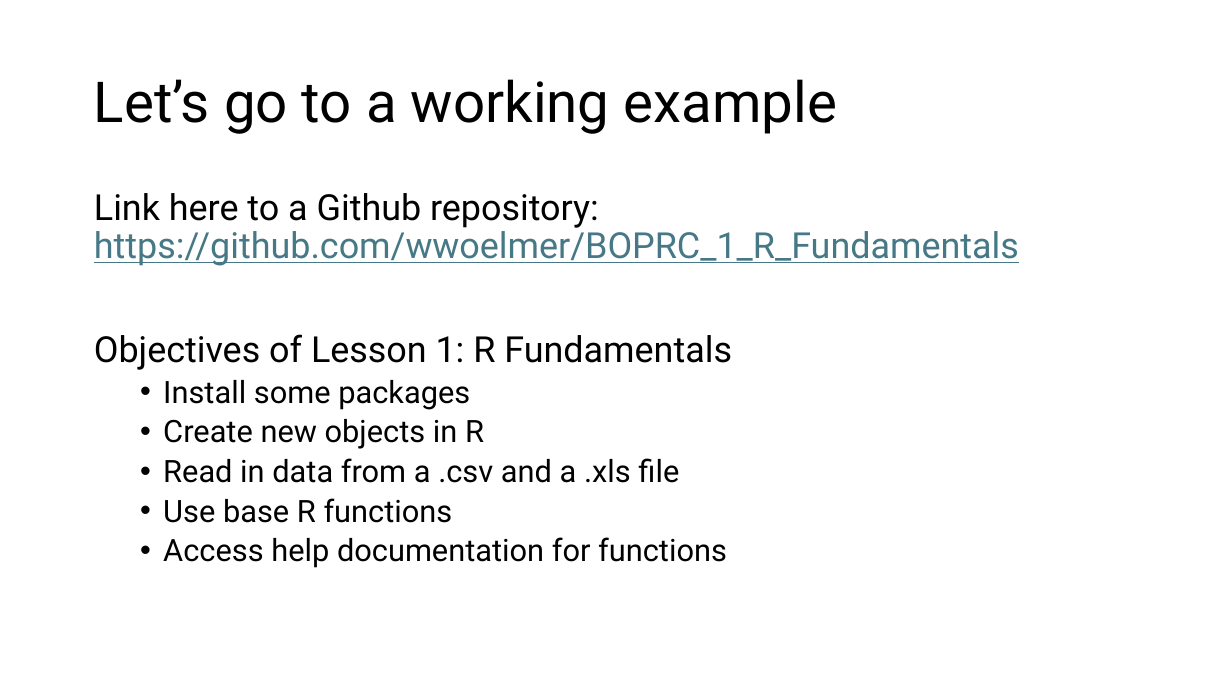
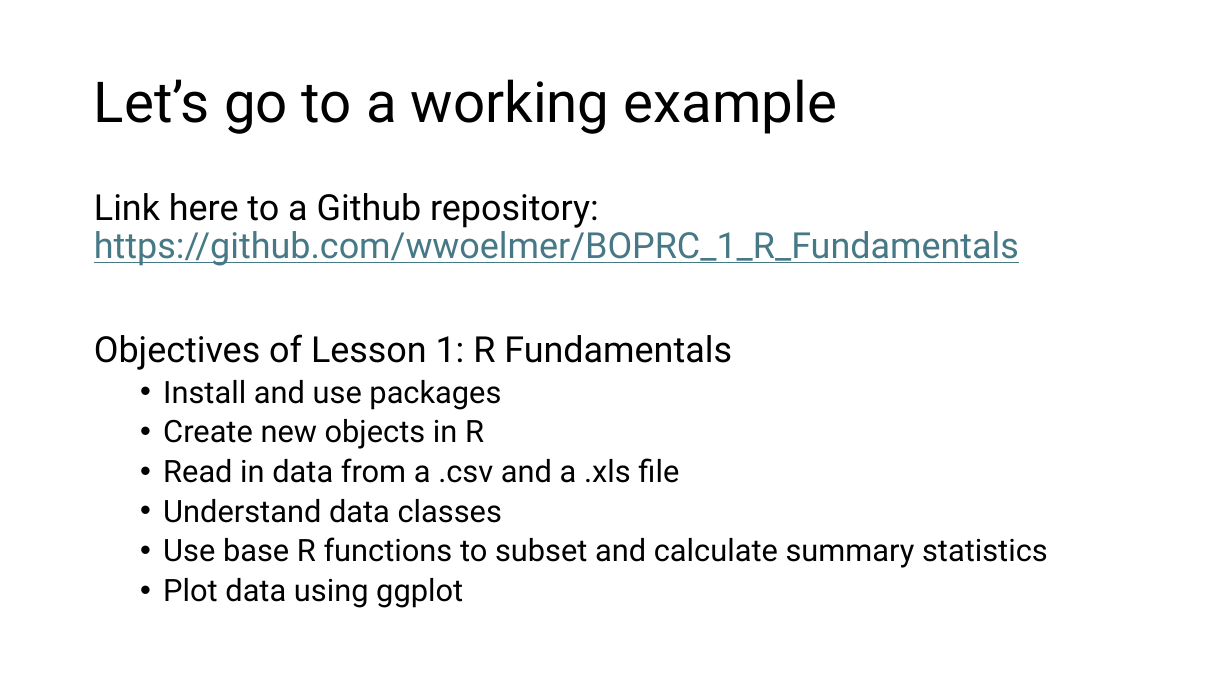
Before and after one commit to wwoelmer/BOPRC_1_R_Fundamentals, a slide deck: slide 23 of Introduction to R Workshop 1.pptx (slide 29 before the commit). Drawn at 1232x693 pixels with LibreOffice and Linux fonts; fonts in the diff are those of the drawing. Boxes give left, top, right and bottom in pixels: in the first picture for what was removed or moved away, otherwise in the second. Text is boxed around its words. In the diff, an @@ line names an element or a change of style, - is before the commit and + after.

```diff
--- a/Introduction to R Workshop 1.pptx
+++ b/Introduction to R Workshop 1.pptx
@@ text at (163,380,501,410): text changed @@
-  • Install some packages
+  • Install and use packages
@@ text at (163,499,1048,608): text changed @@
-  • Use base R functions
-  • Access help documentation for functions
+  • Understand data classes
+  • Use base R functions to subset and calculate summary statistics
+  • Plot data using ggplot
```
Also in this commit, not shown: 3 other slides changed, 1 slide added, 1 slide removed.
